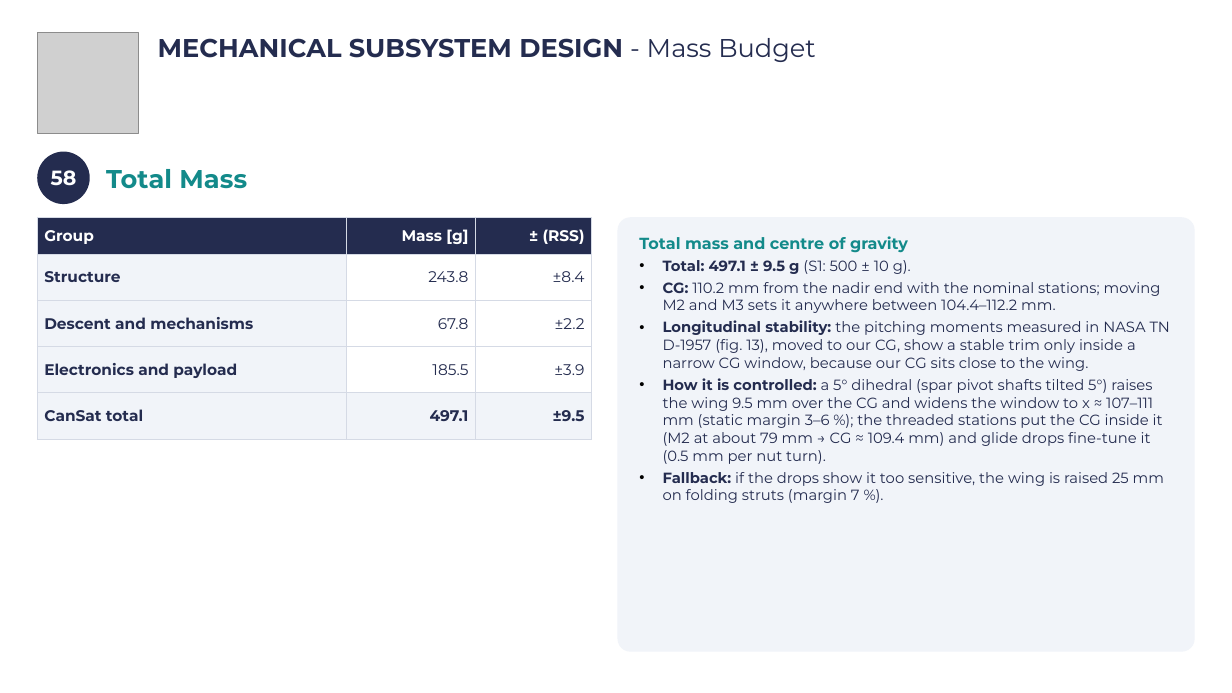
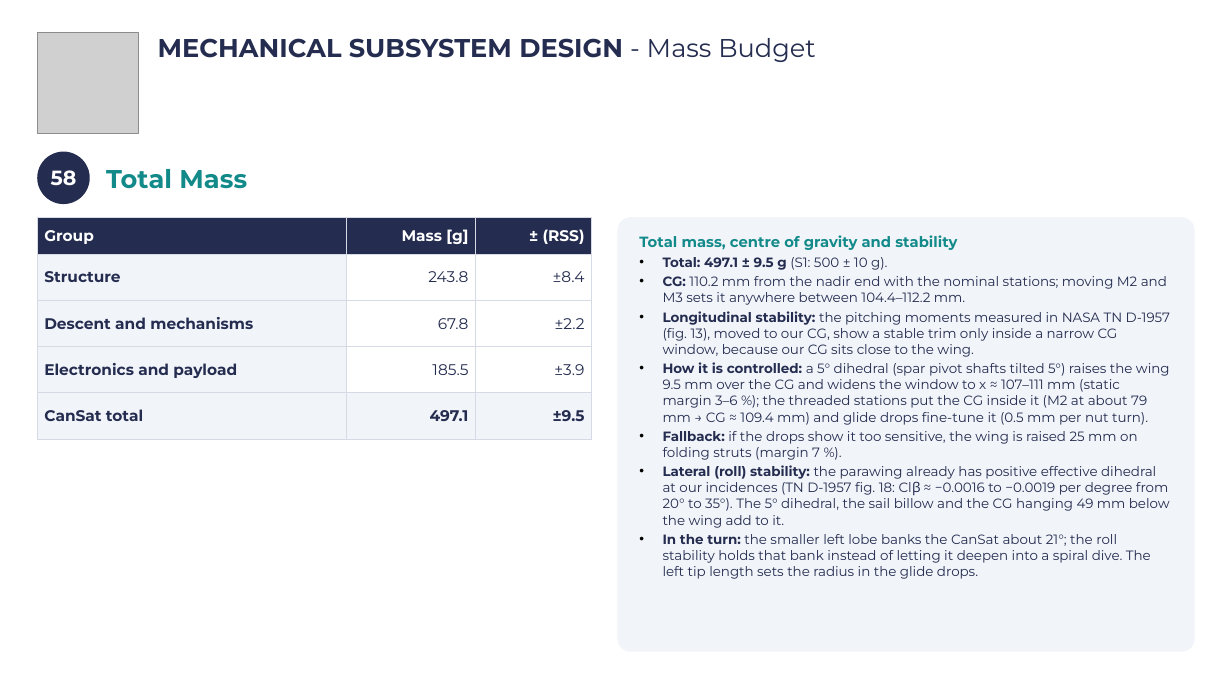
Before and after one commit to Caetano18/proyecto, a slide deck: slide 61 of cansat_pdr/laminas_plantilla/CanSat_PDR_Hermes_V2.pptx. Drawn at 1232x693 pixels with LibreOffice and Linux fonts; fonts in the diff are those of the drawing; grey boxes stand for pictures; background and template pictures are left out. Boxes give left, top, right and bottom in pixels: in the first picture for what was removed or moved away, otherwise in the second. Text is boxed around its words. In the diff, an @@ line names an element or a change of style, - is before the commit and + after.

```diff
--- a/cansat_pdr/laminas_plantilla/CanSat_PDR_Hermes_V2.pptx
+++ b/cansat_pdr/laminas_plantilla/CanSat_PDR_Hermes_V2.pptx
@@ text in rounded rectangle at bbox=[639, 235, 957, 250]: text changed; size 12.5 to 11.5 pt @@
-Total mass and centre of gravity
+Total mass, centre of gravity and stability
@@ text in rounded rectangle at bbox=[663, 257, 1170, 460]: size 11.5 to 10.5 pt in "Total: 497.1 ± 9.5 g (S1: 500 ...", "CG: 110.2 mm from the nadir end ...", "Longitudinal stability: the pitching moments measured in ...", "How it is controlled: a 5° dihedral ..." and 1 more places @@
@@ text in rounded rectangle at bbox=[663, 465, 1170, 579]: paragraphs added @@
+• Lateral (roll) stability: the parawing already has positive effective dihedral at our incidences (TN D-1957 fig. 18: Clβ ≈ −0.0016 to −0.0019 per degree from 20° to 35°). The 5° dihedral, the sail billow and the CG hanging 49 mm below the wing add to it.
+• In the turn: the smaller left lobe banks the CanSat about 21°; the roll stability holds that bank instead of letting it deepen into a spiral dive. The left tip length sets the radius in the glide drops.
```
Also in this commit, not shown: 2 other files.
